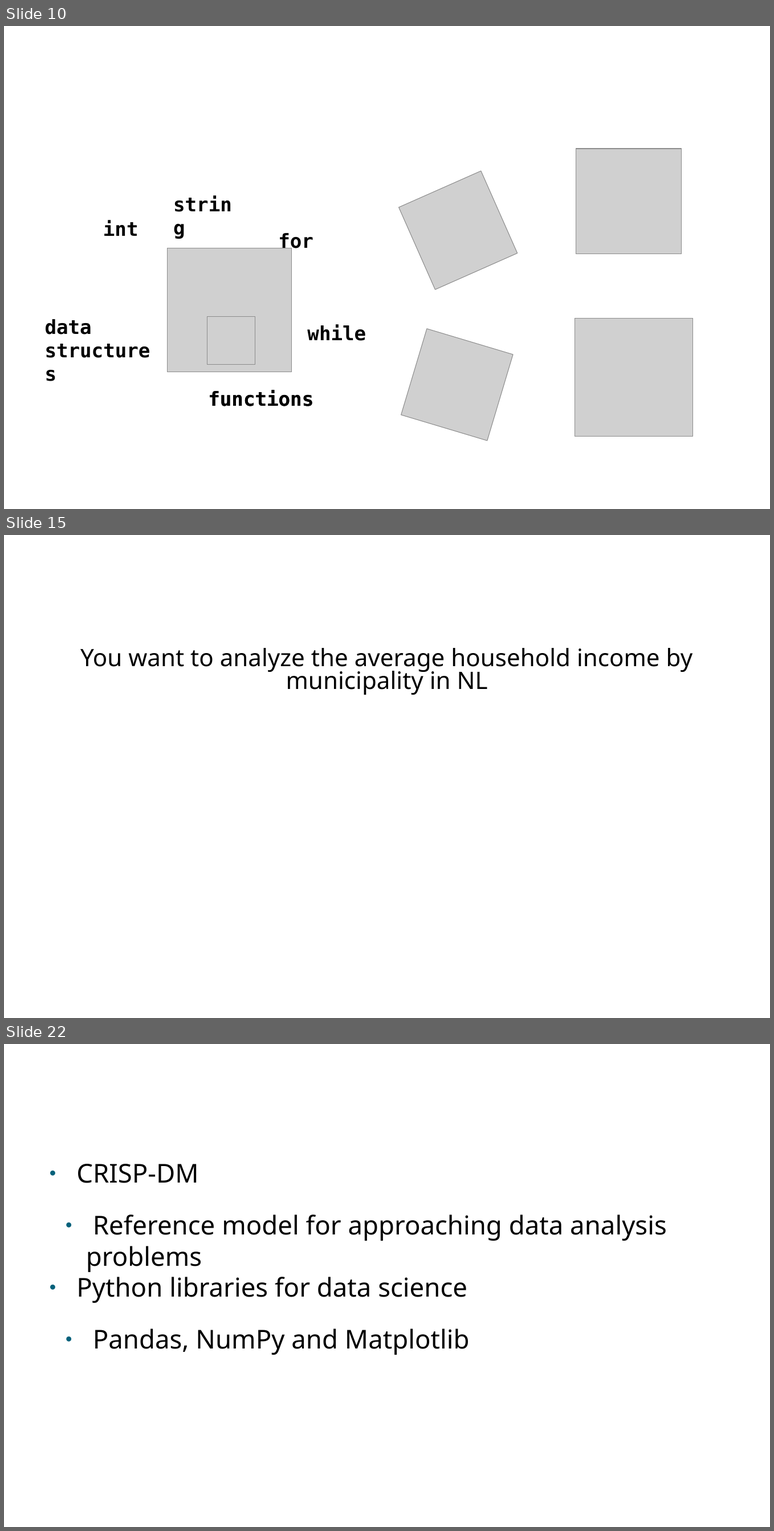
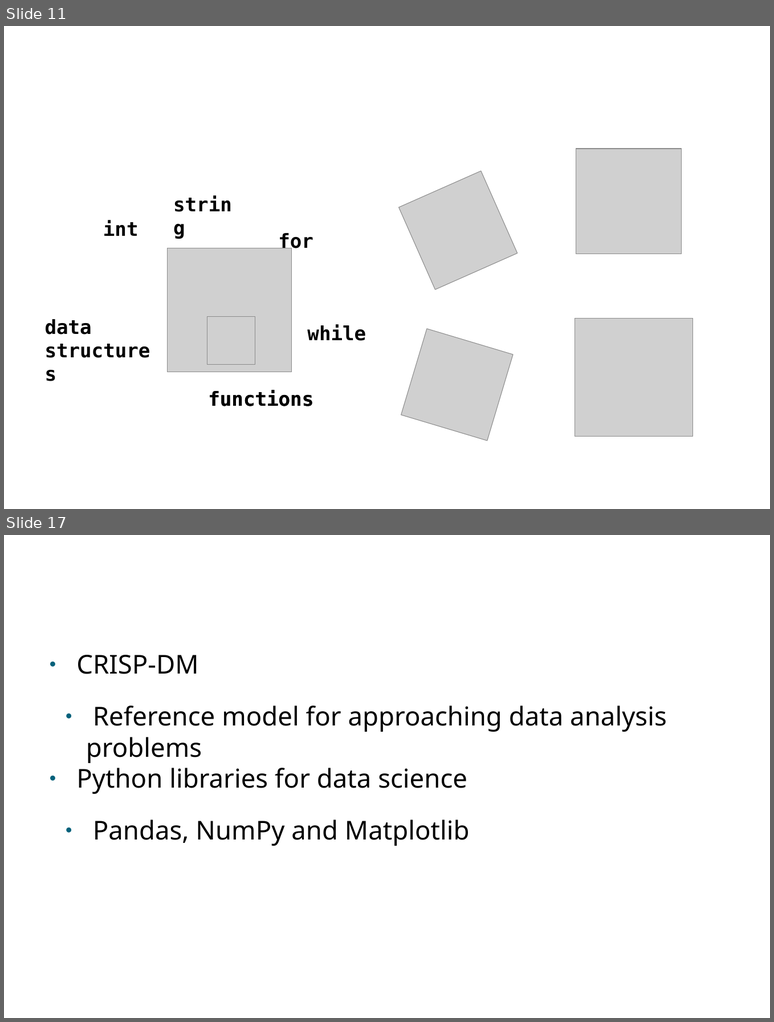
Before and after one commit to PabloMosUU/UssPython, a slide deck: LectureNotes/Module09/09 File IO and Error Handling presentation.odp. Shown one above the other, each under a label of ours: slides 10, 15 and 22 before the commit, slides 11 and 17 after it; the slides between them are not shown. The pictures are 774x1531 and 774x1022 pixels, drawn with LibreOffice and Linux fonts; fonts in the diff are those of the drawing; grey boxes stand for pictures; background and template pictures are left out. Boxes give left, top, right and bottom in pixels: in the first picture for what was removed or moved away, otherwise in the second. Text is boxed around its words. In the diff, an @@ line names an element or a change of style, - is before the commit and + after.

```diff
--- a/LectureNotes/Module09/09 File IO and Error Handling presentation.odp
+++ b/LectureNotes/Module09/09 File IO and Error Handling presentation.odp
@@ slide 15 removed at <box>4,535,770,1018</box>, background picture (left out) @@
@@ title removed at <box>43,554,732,635</box> @@
-Example
@@ text removed at <box>80,648,693,695</box> @@
-You want to analyze the average household income by municipality in NL
@@ what was slide 10 is now slide 11 @@
@@ what was slide 22 is now slide 17 @@
```
Also in this commit, not shown: 3 slides changed, 9 slides added, 7 other slides removed, 4 other files.
